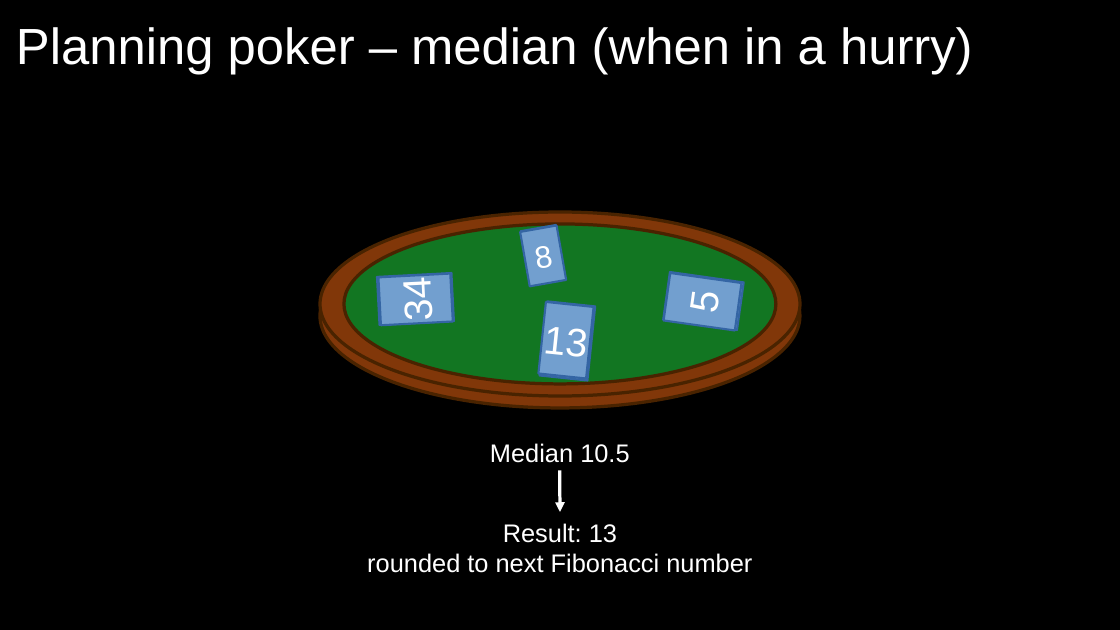
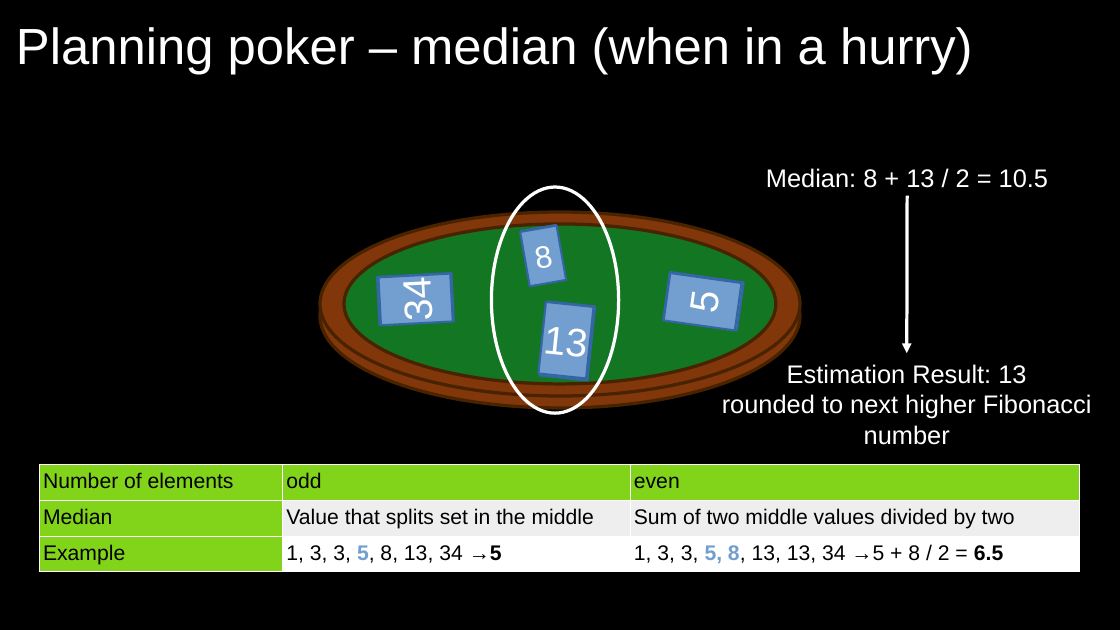
Before and after one commit to exasol/tutorials, a slide deck: slide 15 of estimating/estimating.odp (slide 14 before the commit). Drawn at 1120x630 pixels with LibreOffice and Linux fonts; fonts in the diff are those of the drawing; grey boxes stand for pictures. Boxes give left, top, right and bottom in pixels: in the first picture for what was removed or moved away, otherwise in the second. Text is boxed around its words. In the diff, an @@ line names an element or a change of style, - is before the commit and + after.

Commit message:
#3: Added relative estimation

```diff
--- a/estimating/estimating.odp
+++ b/estimating/estimating.odp
@@ text at (766, 168, 1048, 188): text changed @@
-Median 10.5
+Median: 8 + 13 / 2 = 10.5
@@ ellipse added at (492, 187, 619, 414), outline #FFFFFF 2.3 pt @@
@@ arrow added from (908, 195) to (908, 354), #FFFFFF 2.3 pt @@
@@ text at (722, 364, 1092, 445): text changed @@
-Result: 13
-rounded to next Fibonacci number
+Estimation Result: 13
+rounded to next higher Fibonacci number
@@ table added at (39, 464, 1079, 569), 3 rows, 3 columns @@
+Number of elements | odd | even
+Median | Value that splits set in the middle | Sum of two middle values divided by two
+Example | 1, 3, 3, 5, 8, 13, 34 →5 | 1, 3, 3, 5, 8, 13, 13, 34 →5 + 8 / 2 = 6.5
@@ arrow removed from (560, 471) to (560, 512) @@
```
Also in this commit, not shown: 15 other slides changed, 4 slides added, 3 slides removed.
